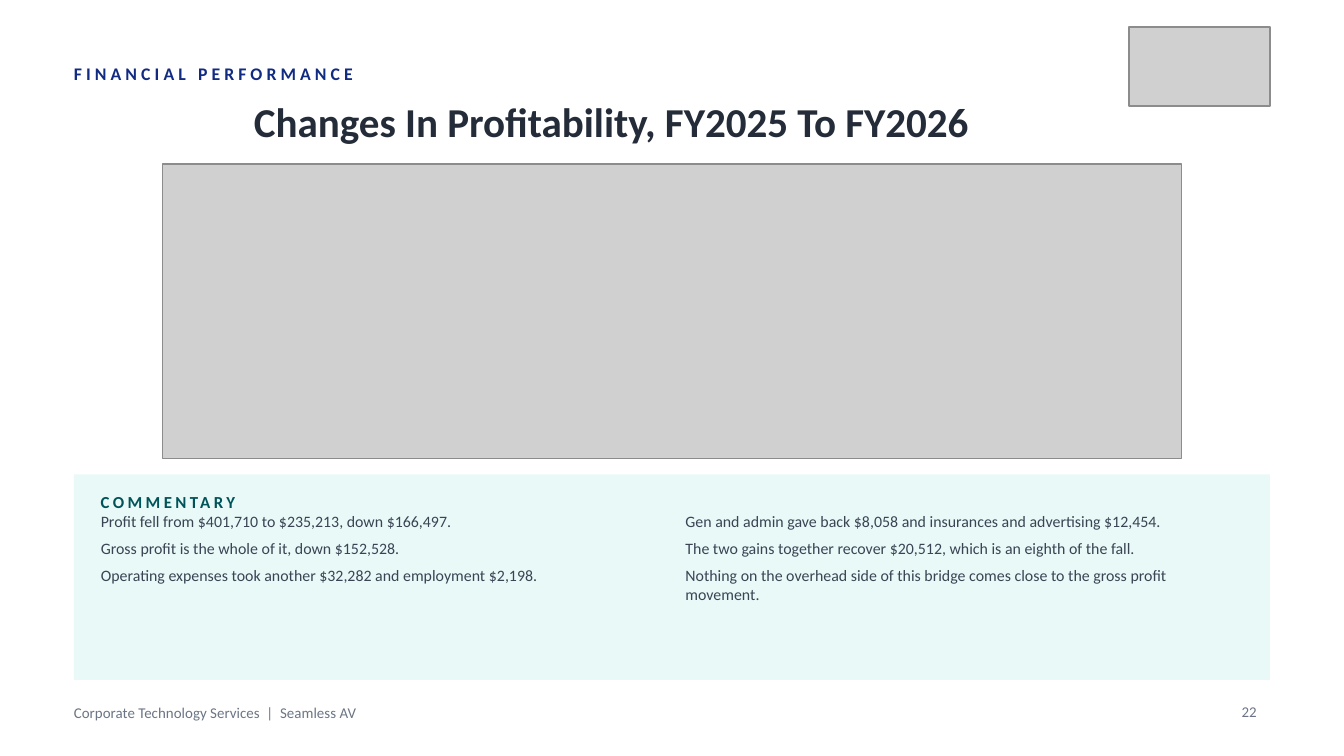
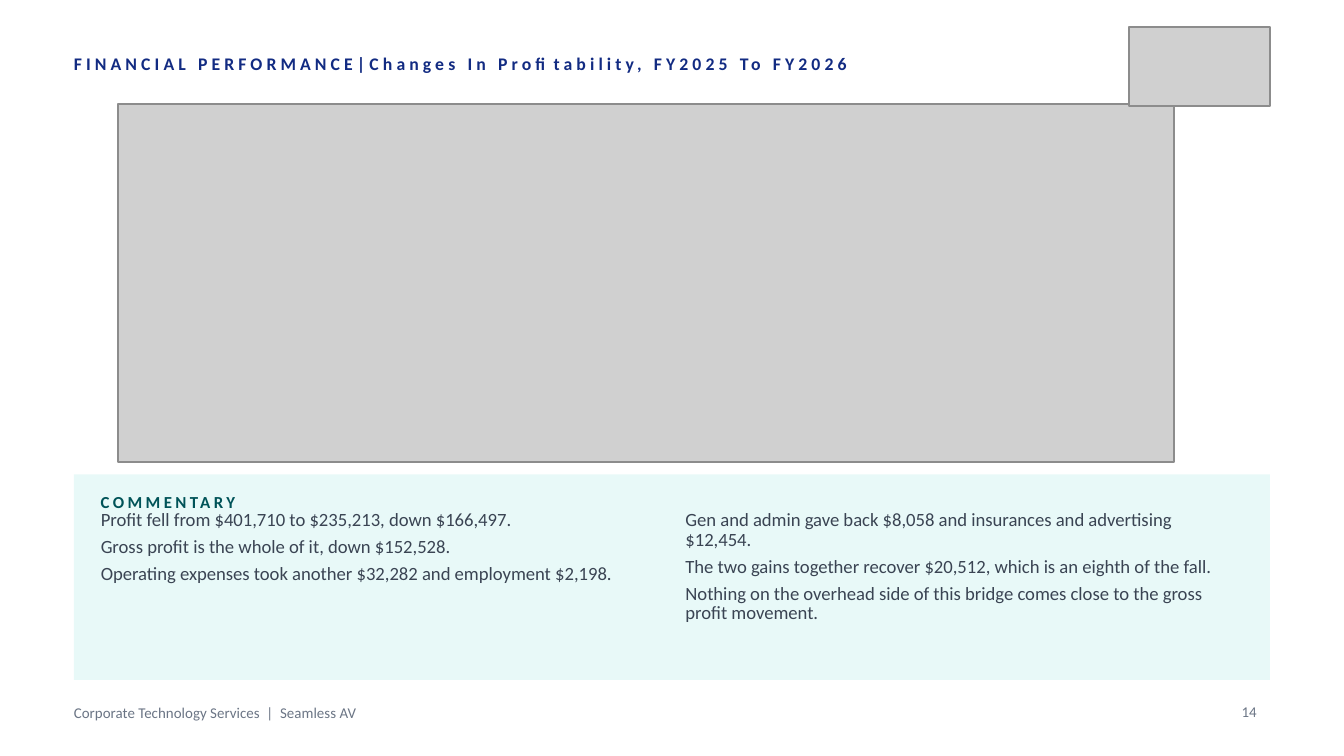
Before and after one commit to WesleyNelson-O33/Claude, a slide deck: slide 14 of deck/CTS Quarterly Business Review - Q1 FY2027.pptx (slide 22 before the commit). Drawn at 1344x756 pixels with LibreOffice and Linux fonts; fonts in the diff are those of the drawing; grey boxes stand for pictures. Boxes give left, top, right and bottom in pixels: in the first picture for what was removed or moved away, otherwise in the second. Text is boxed around its words. In the diff, an @@ line names an element or a change of style, - is before the commit and + after.

```diff
--- a/deck/CTS Quarterly Business Review - Q1 FY2027.pptx
+++ b/deck/CTS Quarterly Business Review - Q1 FY2027.pptx
@@ text at bbox=[74, 68, 353, 80]: text changed @@
-FINANCIAL PERFORMANCE
+FINANCIAL PERFORMANCE|Changes In Profitability, FY2025 To FY2026
@@ picture: place and size @@
-picture at bbox=[163, 164, 1181, 458]
+picture at bbox=[118, 105, 1175, 462]
@@ text removed at bbox=[254, 108, 968, 144] @@
-Changes In Profitability, FY2025 To FY2026
@@ text "Profit fell from $401,710 to ..." at bbox=[101, 513, 612, 583]: size 8.5 to 10 pt @@
@@ text "Gen and admin gave back ..." at bbox=[685, 513, 1211, 622]: size 8.5 to 10 pt @@
@@ page number at bbox=[1242, 707, 1257, 717]: text changed @@
-22
+14
```
Also in this commit, not shown: 23 other slides changed, 3 slides added, 26 slides removed, 8 other files.
